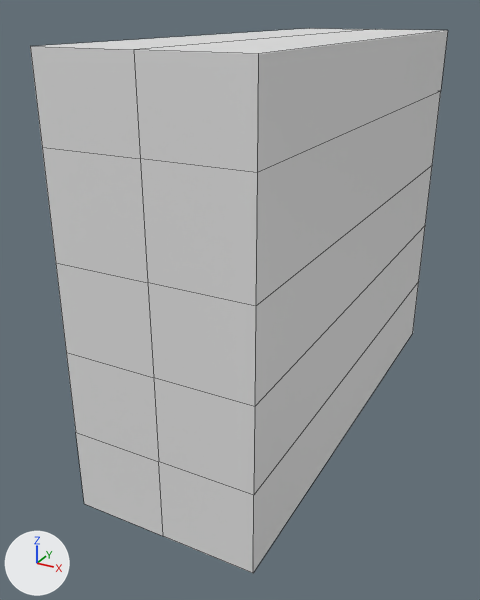
What one commit did to the Blender file Env_Wall_Windowed_A .blend.
Camera for both pictures: a camera (50 mm lens) standing at (1.77, -3.88, 2.7) and looking at (-0.2, -0.3, 0.91). Every picture has the same lights, and +X, +Y and +Z are marked at lower left. The older version comes first. Mesh edges are drawn as thin lines.
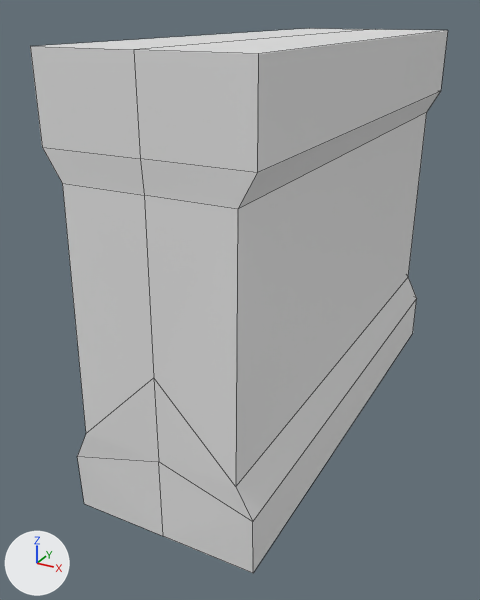
Pixel boxes [x1, y1, x2, y2] of what changed, in the pictures (480 x 600 px; the box of a moved part takes in the faces that stretch with it):
part 1 of me_cube_001, moved or reshaped
    before: [42, 92, 441, 549]
    after: [42, 92, 440, 549]

Edits to the bpy script that builds the scene:
```text
Change me_cube_001:
    used by ob_cube; location = (0.0, 0.0, 1.278); rotation_euler = (0.0, 0.0, -1.559), in degrees (0, 0, -89); scale = (1.58, 0.561, 1.27)
    remove me_cube_001.from_pydata(...)  # 24 vertices, 17 faces; spans x -1.0..1.0, y -1.0..0.0, z -1.0..1.0
    add me_cube_001.from_pydata(...)  # 24 vertices, 17 faces; spans x -1.01..1.01, y -1.0..0.0, z -1.0..1.0
    me_cube_001 part 1
    me_cube_001.vertices[8].co: (-1.0, -1.0, -0.6) -> (-0.99, -1.0, -0.72)
    me_cube_001.vertices[9].co: (-1.0, -1.0, -0.2) -> (-0.99, -0.84, -0.58)
    me_cube_001.vertices[10].co: (-1.0, -1.0, 0.2) -> (-1.01, -0.84, 0.53)
    me_cube_001.vertices[13].co: (1.0, -1.0, 0.2) -> (0.99, -0.84, 0.53)  # pixel (55, 262) -> pixel (62, 183)
    me_cube_001.vertices[14].co: (1.0, -1.0, -0.2) -> (1.01, -0.84, -0.58)  # pixel (66, 352) -> pixel (85, 433)
    me_cube_001.vertices[15].co: (1.0, -1.0, -0.6) -> (1.01, -1.0, -0.72)  # pixel (75, 432) -> pixel (77, 456)
    me_cube_001.vertices[17].co: (1.0, 0.0, 0.2) -> (0.99, 0.0, 0.53)  # pixel (147, 282) -> pixel (144, 195)
    me_cube_001.vertices[21].co: (-1.0, 0.0, 0.2) -> (-1.01, 0.0, 0.53)
```
